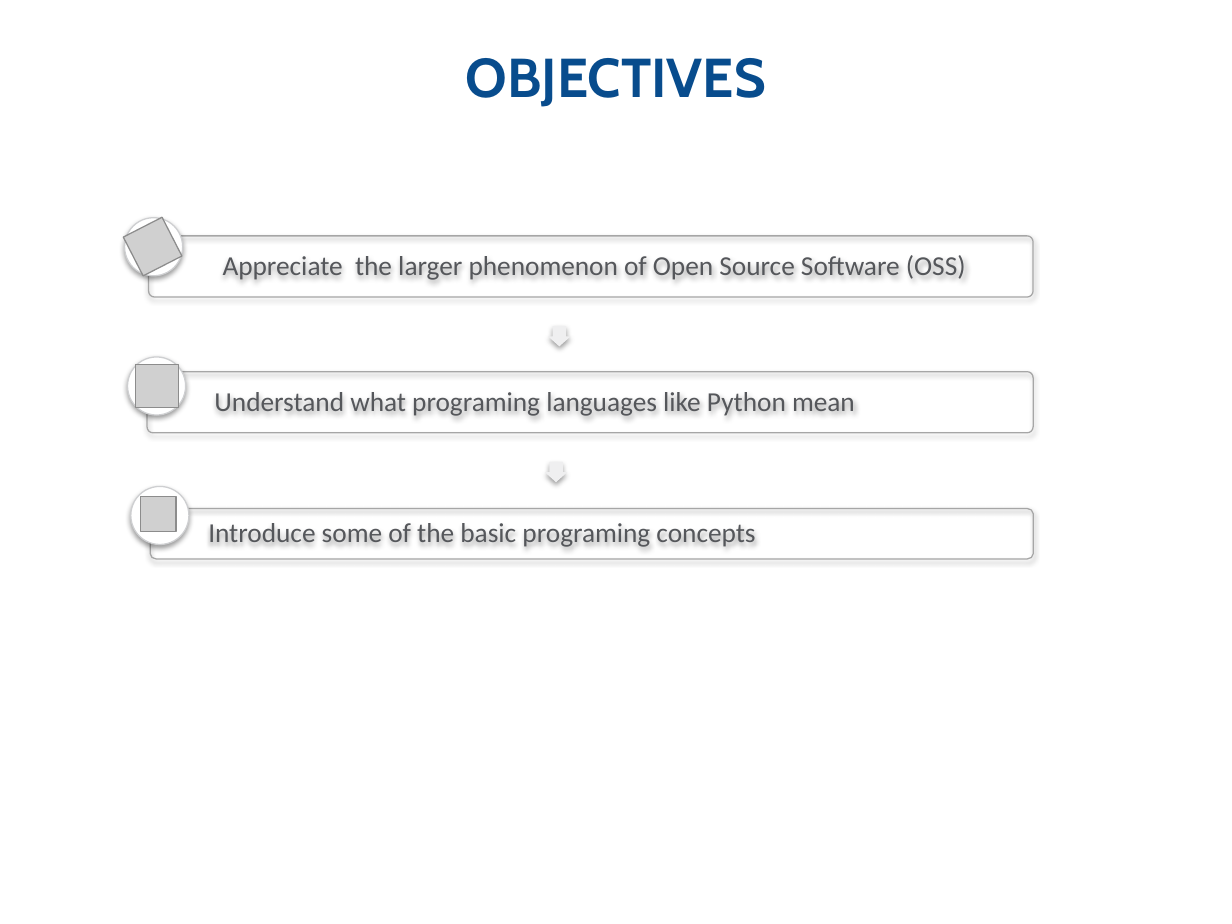
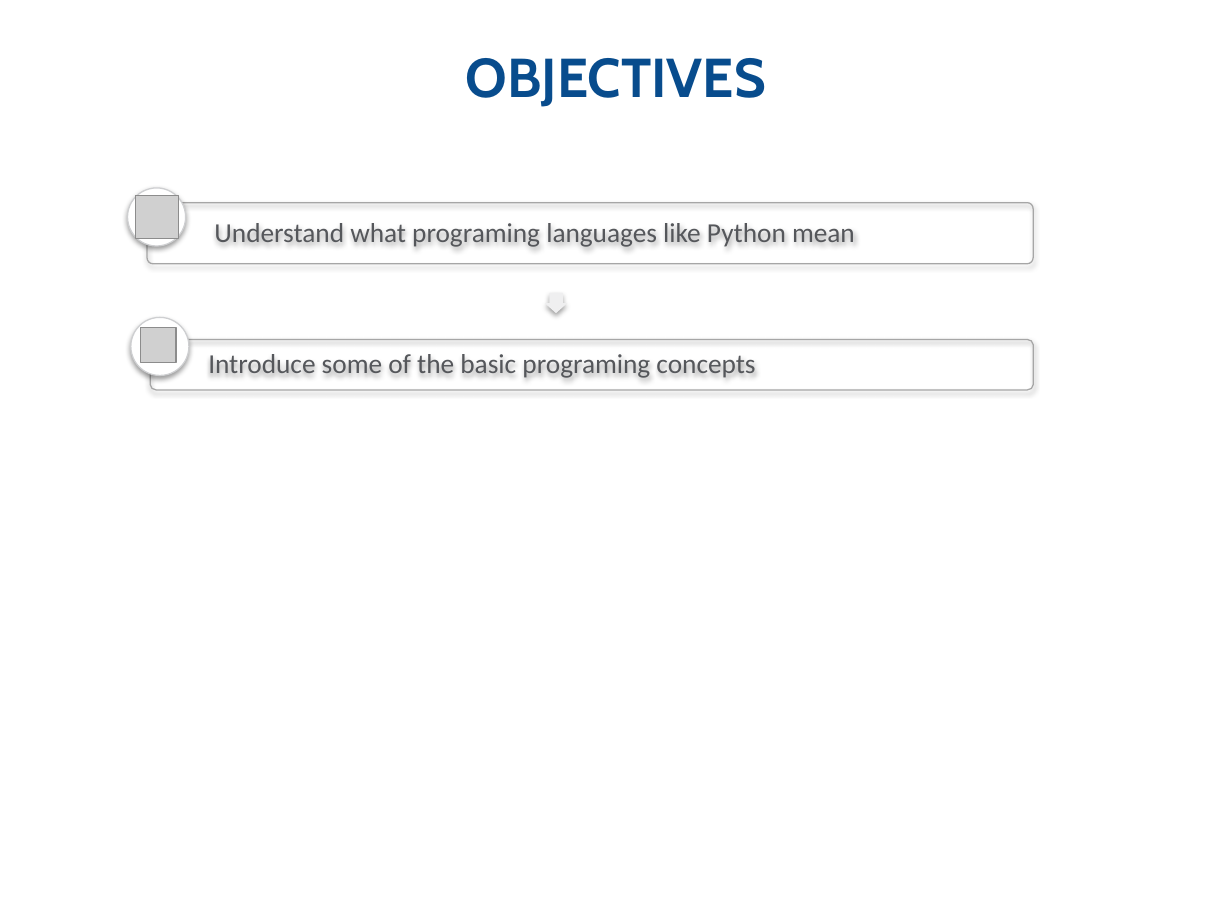
Before and after one commit to km-Poonacha/python4phd, a slide deck: slide 2 of Session 1/Python - Session 1 May 2019.pptx. Drawn at 1232x924 pixels with LibreOffice and Linux fonts; fonts in the diff are those of the drawing; grey boxes stand for pictures; background and template pictures are left out. Boxes give left, top, right and bottom in pixels: in the first picture for what was removed or moved away, otherwise in the second. Text is boxed around its words. In the diff, an @@ line names an element or a change of style, - is before the commit and + after.

```diff
--- a/Session 1/Python - Session 1 May 2019.pptx
+++ b/Session 1/Python - Session 1 May 2019.pptx
@@ picture removed at (123, 217, 181, 275) @@
@@ ellipse removed at (124, 218, 182, 276) @@
@@ freeform shape removed at (149, 235, 1034, 297) @@
-Appreciate the larger phenomenon of Open Source Software (OSS)
@@ 3 freeform shapes, 2 pictures, 2 ellipses: place and size @@
-3 freeform shapes, 2 pictures, 2 ellipses at (128, 357, 1034, 559)
+3 freeform shapes, 2 pictures, 2 ellipses at (128, 188, 1034, 391)
@@ freeform shape removed at (548, 326, 570, 346) @@
```
Also in this commit, not shown: 1 other slide changed, 1 slide removed.
